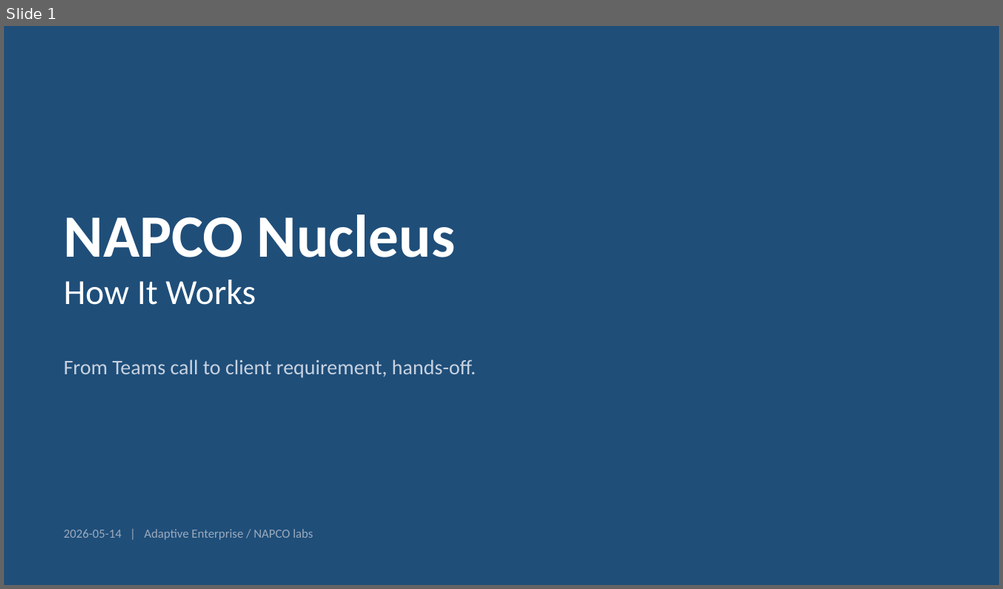
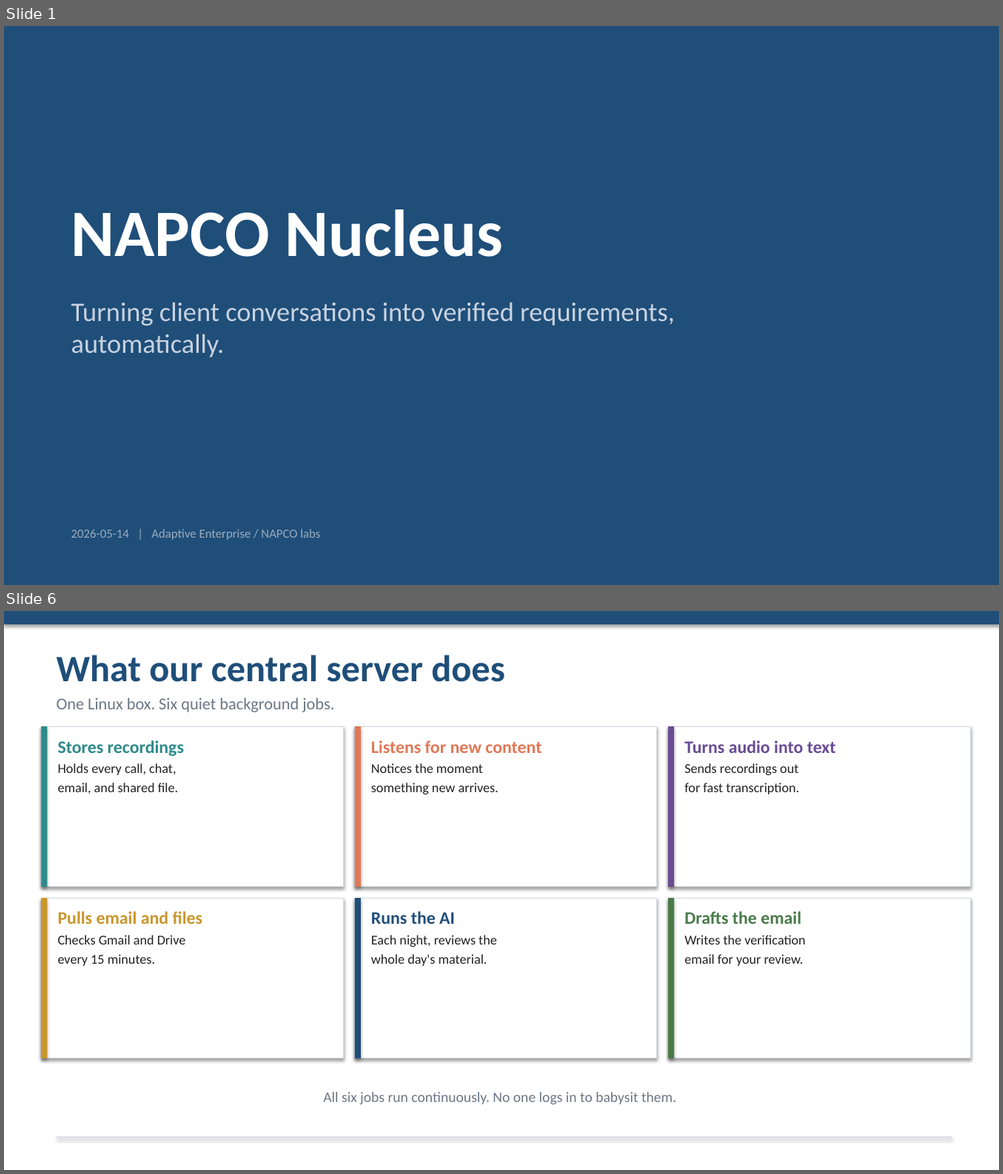
Before and after one commit to napco-labs/napco-nucleus, a slide deck: docs/NAPCO-Nucleus-System-Overview.pptx. Shown one above the other, each under a label of ours: slide 1 before the commit, slides 1 and 6 after it; the slides between them are not shown. The pictures are 1003x589 and 1003x1174 pixels, drawn with LibreOffice and Linux fonts; fonts in the diff are those of the drawing. Boxes give left, top, right and bottom in pixels: in the first picture for what was removed or moved away, otherwise in the second. Text is boxed around its words. In the diff, an @@ line names an element or a change of style, - is before the commit and + after.

```diff
--- a/docs/NAPCO-Nucleus-System-Overview.pptx
+++ b/docs/NAPCO-Nucleus-System-Overview.pptx
@@ slide 6 added at (4, 611, 999, 1170), background #FFFFFF @@
@@ rectangle added at (4, 611, 999, 624), fill #1F4E79 @@
@@ text added at (57, 655, 504, 712), 16 pt, text #6B7785 @@
+What our central server does
+One Linux box. Six quiet background jobs.
@@ rectangle added at (41, 726, 344, 887), fill #FFFFFF, outline #D5DCE5 0.75 pt @@
@@ rectangle added at (41, 726, 47, 887), fill #2E8A8A @@
@@ text added at (58, 741, 184, 794), 13 pt, text #222222 @@
+Stores recordings
+Holds every call, chat,
+email, and shared file.
@@ rectangle added at (355, 726, 657, 887), fill #FFFFFF, outline #D5DCE5 0.75 pt @@
@@ rectangle added at (355, 726, 361, 887), fill #E07856 @@
@@ text added at (371, 741, 541, 795), 13 pt, text #222222 @@
+Listens for new content
+Notices the moment
+something new arrives.
@@ rectangle added at (668, 726, 970, 887), fill #FFFFFF, outline #D5DCE5 0.75 pt @@
@@ rectangle added at (668, 726, 674, 887), fill #6A4C93 @@
@@ text added at (684, 741, 836, 795), 13 pt, text #222222 @@
+Turns audio into text
+Sends recordings out
+for fast transcription.
@@ rectangle added at (41, 898, 344, 1059), fill #FFFFFF, outline #D5DCE5 0.75 pt @@
@@ rectangle added at (41, 898, 47, 1059), fill #C9962B @@
@@ rectangle added at (355, 898, 657, 1059), fill #FFFFFF, outline #D5DCE5 0.75 pt @@
@@ rectangle added at (355, 898, 361, 1059), fill #1F4E79 @@
@@ rectangle added at (668, 898, 970, 1059), fill #FFFFFF, outline #D5DCE5 0.75 pt @@
@@ rectangle added at (668, 898, 674, 1059), fill #4A7A4A @@
@@ text added at (58, 911, 203, 966), 13 pt, text #222222 @@
+Pulls email and files
+Checks Gmail and Drive
+every 15 minutes.
@@ text added at (371, 911, 497, 966), 13 pt, text #222222 @@
+Runs the AI
+Each night, reviews the
+whole day's material.
@@ text added at (684, 911, 805, 966), 13 pt, text #222222 @@
+Drafts the email
+Writes the verification
+email for your review.
@@ text added at (323, 1092, 676, 1105), 14 pt, text #6B7785 @@
+All six jobs run continuously. No one logs in to babysit them.
@@ rectangle added at (57, 1137, 951, 1139), fill #D5DCE5 @@
@@ slide 1 changed as well @@
@@ text "NAPCO Nucleus": place and size @@
-text "NAPCO Nucleus" at (64, 215, 455, 305)
+text "NAPCO Nucleus" at (71, 210, 503, 257)
@@ text "NAPCO Nucleus" at (71, 210, 503, 257): size 58 to 64 pt @@
@@ text at (64, 280, 256, 305): paragraph removed @@
-How It Works
@@ text at (71, 302, 674, 358): text changed; size 20 to 26 pt @@
-From Teams call to client requirement, hands-off.
+Turning client conversations into verified requirements,
+automatically.
@@ text "2026-05-14 | Adaptive Enterprise / ...": place and size @@
-text "2026-05-14 | Adaptive Enterprise / ..." at (64, 529, 313, 540)
+text "2026-05-14 | Adaptive Enterprise / ..." at (71, 529, 320, 540)
```
Also in this commit, not shown: 10 other slides added, 13 slides removed, 4 other files.
